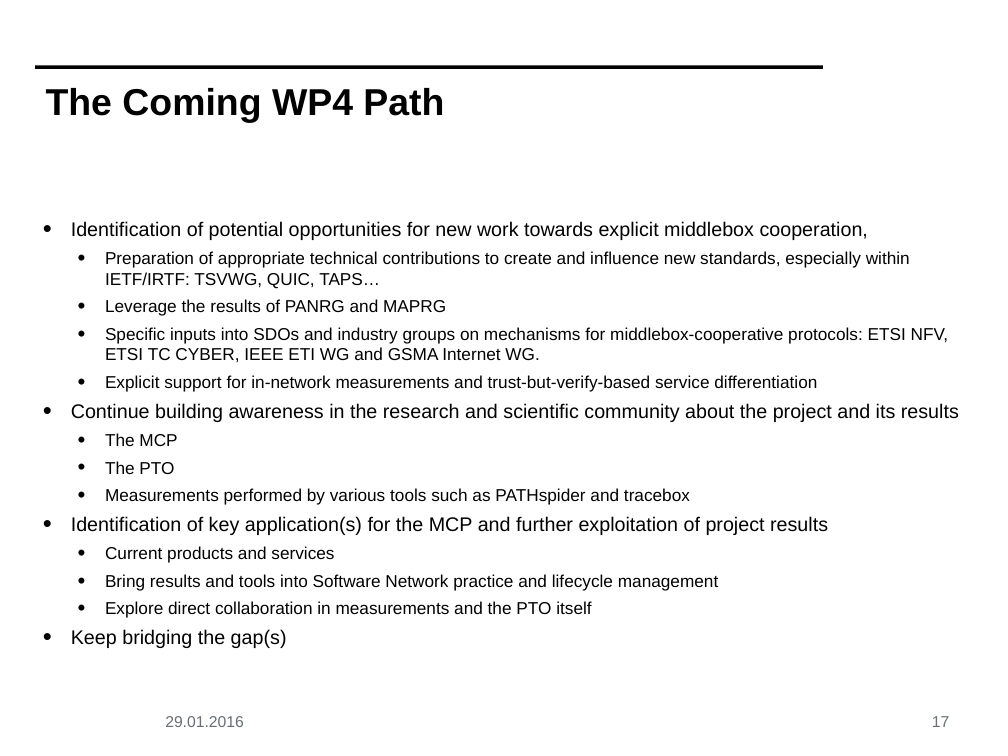
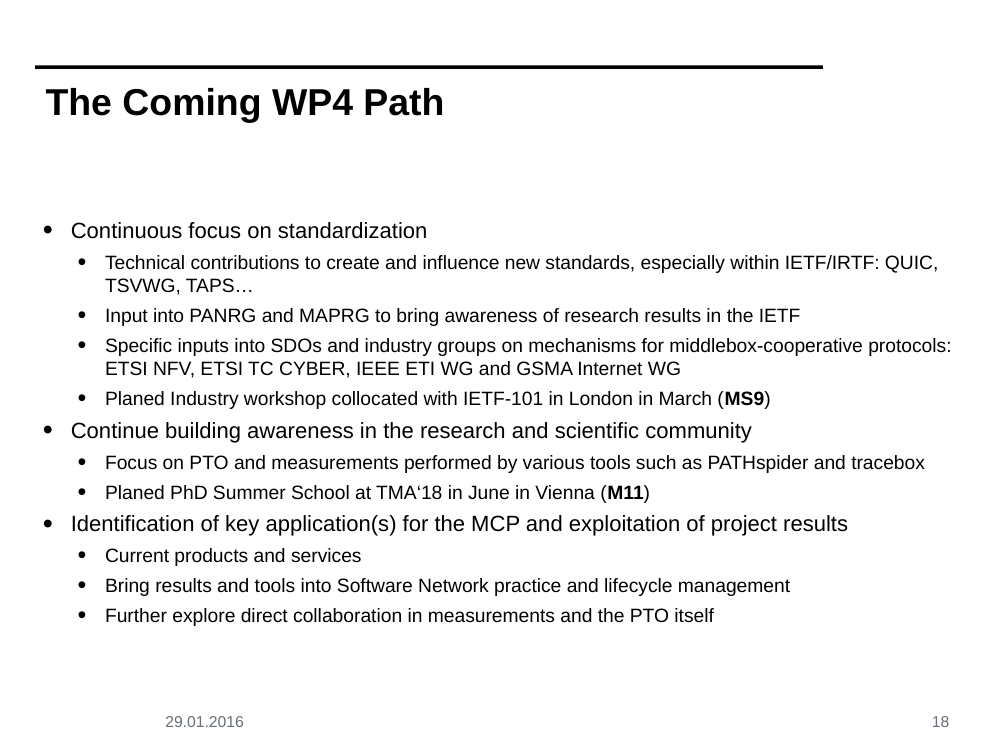
Before and after one commit to mami-project/roadshows, a slide deck: slide 18 of review2-zurich/WP4-ReviewM18.pptx (slide 17 before the commit). Drawn at 1008x756 pixels with LibreOffice and Linux fonts; fonts in the diff are those of the drawing; background and template pictures are left out. Boxes give left, top, right and bottom in pixels: in the first picture for what was removed or moved away, otherwise in the second. Text is boxed around its words. In the diff, an @@ line names an element or a change of style, - is before the commit and + after.

```diff
--- a/review2-zurich/WP4-ReviewM18.pptx
+++ b/review2-zurich/WP4-ReviewM18.pptx
@@ text at (71,222,951,536): text changed; size 17.5 to 19.6 pt @@
-• Identification of potential opportunities for new work towards explicit middlebox cooperation,
-  • Preparation of appropriate technical contributions to create and influence new standards, especially within IETF/IRTF: TSVWG, QUIC, TAPS…
-  • Leverage the results of PANRG and MAPRG
-  • Specific inputs into SDOs and industry groups on mechanisms for middlebox-cooperative protocols: ETSI NFV, ETSI TC CYBER, IEEE ETI WG and GSMA Internet WG.
-  • Explicit support for in-network measurements and trust-but-verify-based service differentiation
-• Continue building awareness in the research and scientific community about the project and its results
-  • The MCP
-  • The PTO
-  • Measurements performed by various tools such as PATHspider and tracebox
-• Identification of key application(s) for the MCP and further exploitation of project results
+• Continuous focus on standardization
+  • Technical contributions to create and influence new standards, especially within IETF/IRTF: QUIC, TSVWG, TAPS…
+  • Input into PANRG and MAPRG to bring awareness of research results in the IETF
+  • Specific inputs into SDOs and industry groups on mechanisms for middlebox-cooperative protocols: ETSI NFV, ETSI TC CYBER, IEEE ETI WG and GSMA Internet WG
+  • Planed Industry workshop collocated with IETF-101 in London in March (MS9)
+• Continue building awareness in the research and scientific community
+  • Focus on PTO and measurements performed by various tools such as PATHspider and tracebox
+  • Planed PhD Summer School at TMA‘18 in June in Vienna (M11)
+• Identification of key application(s) for the MCP and exploitation of project results
@@ text at (105,548,790,596): size 17.5 to 19.6 pt in "Current products and services", "Bring results and tools into Software Network ..." @@
@@ text at (105,608,714,626): text changed; size 17.5 to 19.6 pt @@
-  • Explore direct collaboration in measurements and the PTO itself
-• Keep bridging the gap(s)
+  • Further explore direct collaboration in measurements and the PTO itself
@@ page number at (932,716,949,727): text changed @@
-17
+18
```
Also in this commit, not shown: 11 other slides changed, 4 slides added, 3 slides removed.
